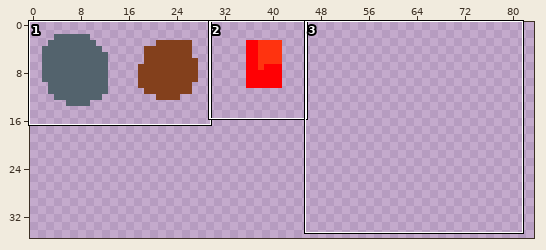
Edited in one commit: sprite sheet (LDTest/res/textures/textureParticles.png). The picture above shows the old version from afar; the outline marks the close-up.
Close-up. Before the edit:
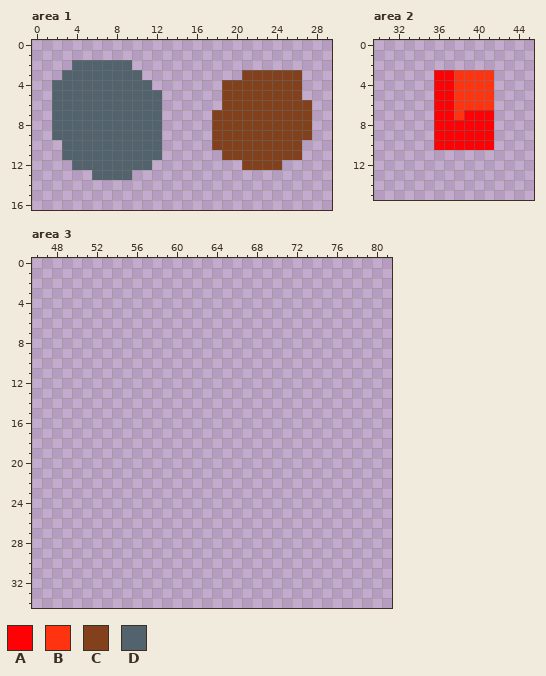
The file is 128x128 pixels. Shown: area 1: x 0..29, y 0..16; area 2: x 30..45, y 0..15; area 3: x 46..81, y 0..34. The wide view leaves out empty margins.
Palette (. is transparent): A #ff0004  B #ff330f  C #83401c  D #53636d
The result:
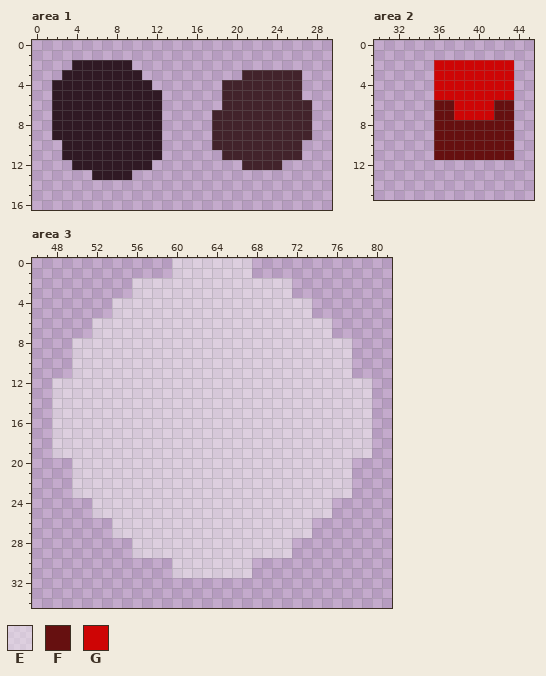
Colours new in this view: E #f6f4f280  F #661010  G #ce0505
Commit message: added tnt particles and damage knockback
From old to new:
colour C: #83401c -> #42232b
colour D: #53636d -> #301924
Area 2:
y 2: x 36..43 ........ -> GGGGGGGG
y 3..5: x 36..43 AABBBB.. -> GGGGGGGG
y 6: x 36..43 AABBBB.. -> FFGGGGFF
y 7: x 36..43 AABAAA.. -> FFGGGGFF
y 8..10: x 36..43 AAAAAA.. -> FFFFFFFF
y 11: x 36..43 ........ -> FFFFFFFF
Area 3:
y 0..1: x 60..67 ........ -> EEEEEEEE
y 2..3: x 56..71 ................ -> EEEEEEEEEEEEEEEE
y 4..5: x 54..73 .................... -> EEEEEEEEEEEEEEEEEEEE
y 6..7: x 52..75 ........................ -> EEEEEEEEEEEEEEEEEEEEEEEE
y 8..11: x 50..77 ............................ -> EEEEEEEEEEEEEEEEEEEEEEEEEEEE
y 12..19: x 48..79 ................................ -> EEEEEEEEEEEEEEEEEEEEEEEEEEEEEEEE
y 20..23: x 50..77 ............................ -> EEEEEEEEEEEEEEEEEEEEEEEEEEEE
y 24..25: x 52..75 ........................ -> EEEEEEEEEEEEEEEEEEEEEEEE
y 26..27: x 54..73 .................... -> EEEEEEEEEEEEEEEEEEEE
y 28..29: x 56..71 ................ -> EEEEEEEEEEEEEEEE
y 30..31: x 60..67 ........ -> EEEEEEEE
Pixel boxes of the changes (left, top, right, bottom) in both close-ups:
changed: (52, 60, 162, 180)
changed: (212, 70, 312, 170)
changed: (434, 60, 514, 160)
added: (52, 258, 372, 578)
